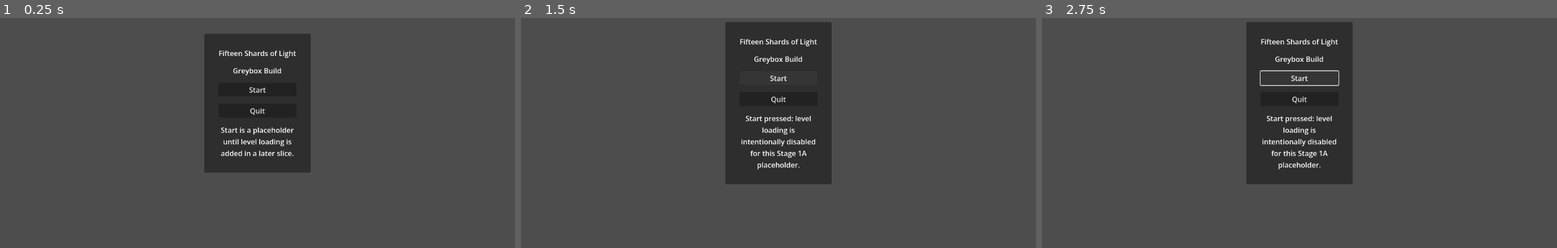
Above: before the commit, frames 1-3 (left to right).
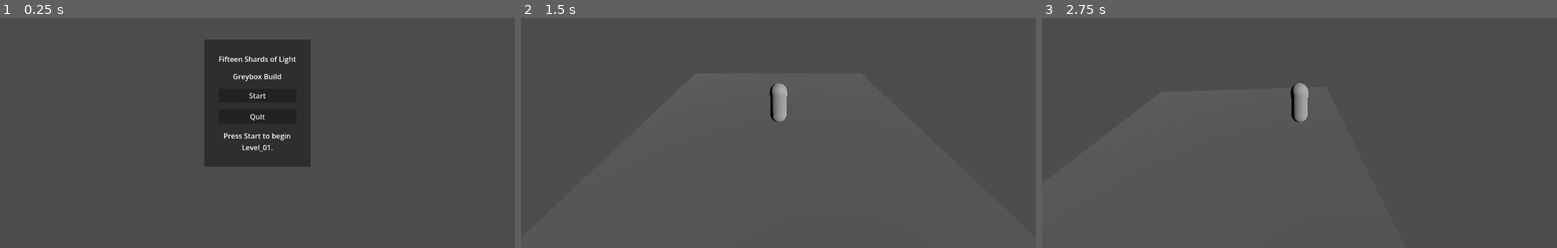
Above: after the commit, the same moments.

Repository: MindDevastation/fifteen-shards-of-light
Game: Godot game, scene res://scenes/core/StartScene.tscn
Two runs of this game, one before a commit and one after it. Both use one fixed random seed, a clock stepped at 60 frames per second and the inputs below.
Inputs (mouse positions are in pixels of both pictures, inside the frame that each line leads up to):
- Up to frame 1 (0.25 s): no input
- Up to frame 2 (1.5 s): click "Start" at 0.5 s; click (778, 77) at 1.25 s, where only the run before the commit has a clickable "Start"
- Up to frame 3 (2.75 s): tap Enter at 2 s; hold Right (ui_right) from 2.03 s (still down); tap Space at 2.27 s

The runs differ from the first frame. In frame 1, 2.5% of the frame differs, in the area x 39-61%, y 7-68%; in frame 2, 14%, in the area x 39-61%, y 1-73%; in frame 3, 13%.

Commit message:
Add Stage 1C Level_01 template

Diff:
--- a/scenes/core/StartScene.tscn
+++ b/scenes/core/StartScene.tscn
@@ -57,6 +57,6 @@
 [node name="StatusLabel" type="Label" parent="CenterContainer/PanelContainer/MarginContainer/VBoxContainer"]
 unique_name_in_owner = true
 layout_mode = 2
-text = "Start is a placeholder until level loading is added in a later slice."
+text = "Press Start to begin Level_01."
 horizontal_alignment = 1
 autowrap_mode = 2
--- /dev/null
+++ b/scenes/levels/Level_01.tscn
@@ -0,0 +1,46 @@
+[gd_scene load_steps=7 format=3]
+
+[ext_resource type="Script" path="res://scripts/core/level_manager.gd" id="1_level_manager"]
+[ext_resource type="PackedScene" path="res://scenes/core/Player.tscn" id="2_player"]
+[ext_resource type="Script" path="res://scripts/player/camera_controller.gd" id="3_camera_controller"]
+
+[sub_resource type="StandardMaterial3D" id="StandardMaterial3D_floor_grey"]
+albedo_color = Color(0.35, 0.35, 0.35, 1)
+
+[sub_resource type="BoxMesh" id="BoxMesh_floor"]
+material = SubResource("StandardMaterial3D_floor_grey")
+size = Vector3(12, 0.2, 12)
+
+[sub_resource type="BoxShape3D" id="BoxShape3D_floor"]
+size = Vector3(12, 0.2, 12)
+
+[node name="Level_01" type="Node3D"]
+
+[node name="LevelManager" type="Node" parent="."]
+script = ExtResource("1_level_manager")
+level_id = 1
+
+[node name="Floor" type="StaticBody3D" parent="."]
+
+[node name="FloorMesh" type="MeshInstance3D" parent="Floor"]
+mesh = SubResource("BoxMesh_floor")
+
+[node name="FloorCollision" type="CollisionShape3D" parent="Floor"]
+shape = SubResource("BoxShape3D_floor")
+
+[node name="SpawnPoint" type="Marker3D" parent="."]
+transform = Transform3D(1, 0, 0, 0, 1, 0, 0, 0, 1, 0, 1, 0)
+
+
+[node name="Player" parent="." instance=ExtResource("2_player")]
+transform = Transform3D(1, 0, 0, 0, 1, 0, 0, 0, 1, 0, 1, 0)
+
+[node name="FollowCamera" type="Camera3D" parent="."]
+transform = Transform3D(1, 0, 0, 0, 0.863779, -0.503871, 0, 0.503871, 0.863779, 0, 4, 7)
+current = true
+script = ExtResource("3_camera_controller")
+target_path = NodePath("../Player")
+
+[node name="SunLight" type="DirectionalLight3D" parent="."]
+transform = Transform3D(0.707107, -0.353553, 0.612372, 0, 0.866025, 0.5, -0.707107, -0.353553, 0.612372, 0, 6, 0)
+light_energy = 1.5
--- /dev/null
+++ b/scripts/core/level_manager.gd
@@ -0,0 +1,7 @@
+extends Node
+
+@export var level_id: int = 1
+
+
+func _ready() -> void:
+	print("LevelManager ready for level %d." % level_id)
--- a/scripts/ui/start_scene.gd
+++ b/scripts/ui/start_scene.gd
@@ -4,7 +4,7 @@
 @onready var start_button: Button = %StartButton
 @onready var quit_button: Button = %QuitButton
 
-const START_PLACEHOLDER_MESSAGE := "Start pressed: level loading is intentionally disabled for this Stage 1A placeholder."
+const LEVEL_01_PATH := "res://scenes/levels/Level_01.tscn"
 
 
 func _ready() -> void:
@@ -13,8 +13,11 @@
 
 
 func _on_start_button_pressed() -> void:
-	print(START_PLACEHOLDER_MESSAGE)
-	status_label.text = START_PLACEHOLDER_MESSAGE
+	status_label.text = "Loading Level_01..."
+	var error := get_tree().change_scene_to_file(LEVEL_01_PATH)
+	if error != OK:
+		status_label.text = "Could not load Level_01."
+		push_error("Could not load %s. Error code: %d" % [LEVEL_01_PATH, error])
 
 
 func _on_quit_button_pressed() -> void:
